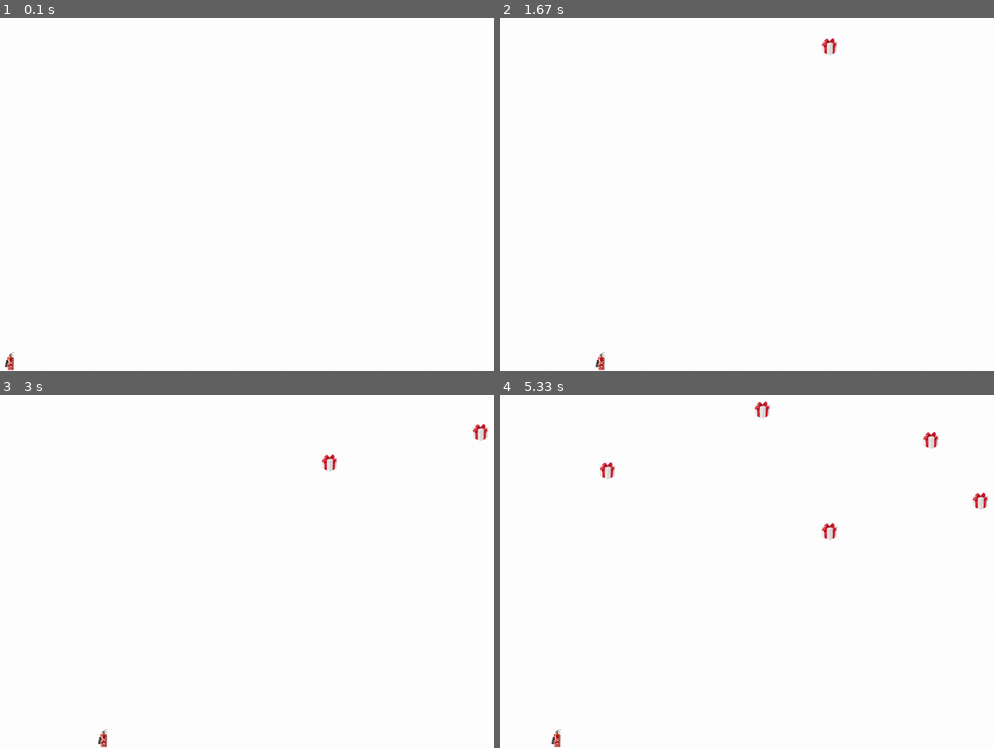
Above: before the commit, frames 1-4 (two rows, left to right).
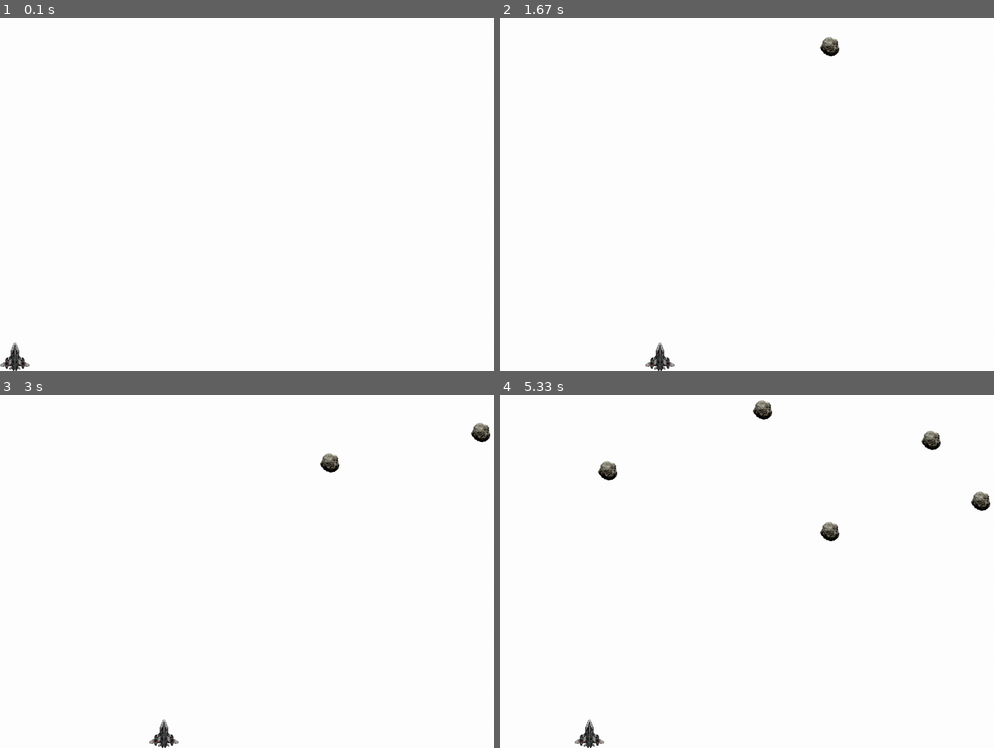
Above: after the commit, the same moments.

Repository: maksimdanilov22283/pygame_shooter
Game: pygame game, started from main.py
Same seed, same stepped clock (60 frames per second), same inputs: the game is played once before the commit and once after it.
Inputs:
- Up to frame 1 (0.1 s): no input
- Up to frame 2 (1.67 s): hold D 0.33-0.8 s; hold D 0.83-1.3 s; hold A from 1.33 s (still down)
- Up to frame 3 (3 s): release A at 1.87 s; hold A 1.9-2.3 s; hold D 2.33-2.97 s
- Up to frame 4 (5.33 s): hold A 3-3.47 s; hold D 3.5-3.97 s; hold D 4-4.47 s; hold A 4.5-5.03 s; hold A from 5.07 s (still down)

The runs differ from the first frame. In frame 1, 0.2% of the frame differs, in the area x 0-6%, y 91-100%; in frame 2, 0.4%; in frame 3, 0.6%; in frame 4, 1.1%, in the area x 10-100%, y 1-100%.

Commit message:
enemy.png and player.png files have been modified

Diff:
--- a/main.py
+++ b/main.py
@@ -31,6 +31,7 @@
     def __init__(self, speed, x, y, w, h, img):
         super().__init__(x, y, w, h, img)
         self.speed = speed
+        self.rect.h = h
 
     def update(self):
         pressed_keys = key.get_pressed()
@@ -42,8 +43,6 @@
     def shoot(self):
         bullet = Bullet(1, self.rect.x, self.rect.y, 10, 15, 'bullet.png')
         bullets.add(bullet)
-
-
 
 class Bullet (Sprite):
     def __init__(self, speed, x, y, w, h, img):
@@ -67,13 +66,14 @@
         draw.rect(screen, self.color, self.rect)
         screen.blit(self.image, (self.rect.x + x, self.rect.y + y))
 
-player = Player(5, 0, 680, 40, 40, 'player.png')
+player = Player(8, 0, 660 , 60, 60, 'player.png')
 group = sprite.Group()
 bullets = sprite.Group()
 
 counter = 0
 while True:
-    bullets.update()
+    for bullet in range(100):
+        pass
     player.update()
     if counter > 60:
         enemy_w = 40
Binary file changed: enemy.png
Binary file changed: player.png
